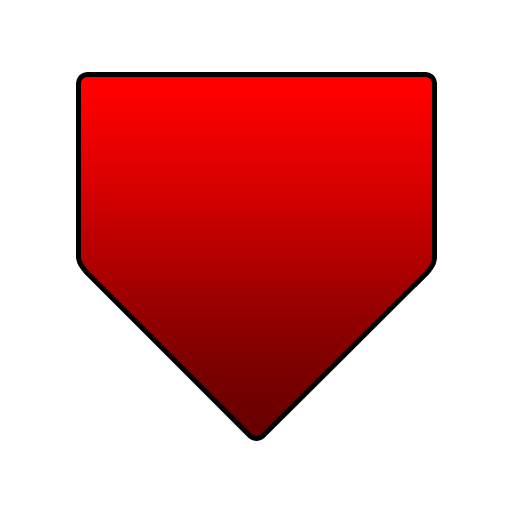
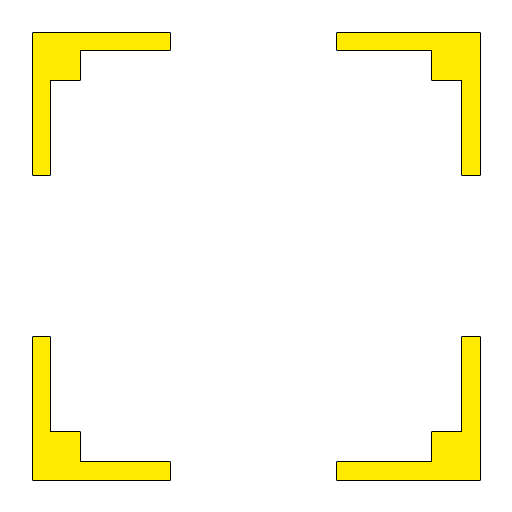
Layered file, before and after one edit (w=512, h=512). Changes by layer:
hid "EnemyMarker", opacity 100% → 82%, painted on it, unmasked it over [81, 77, 432, 436]
added layer "CustomMarker2" above "ObjectiveMarker" over [33, 33, 480, 480]
